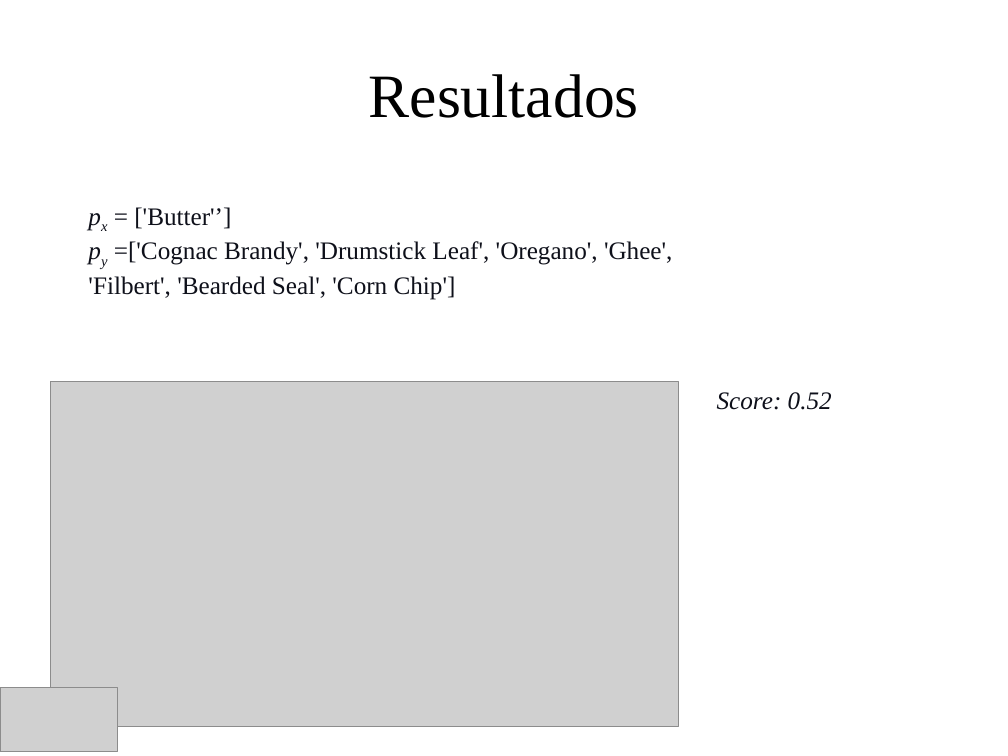
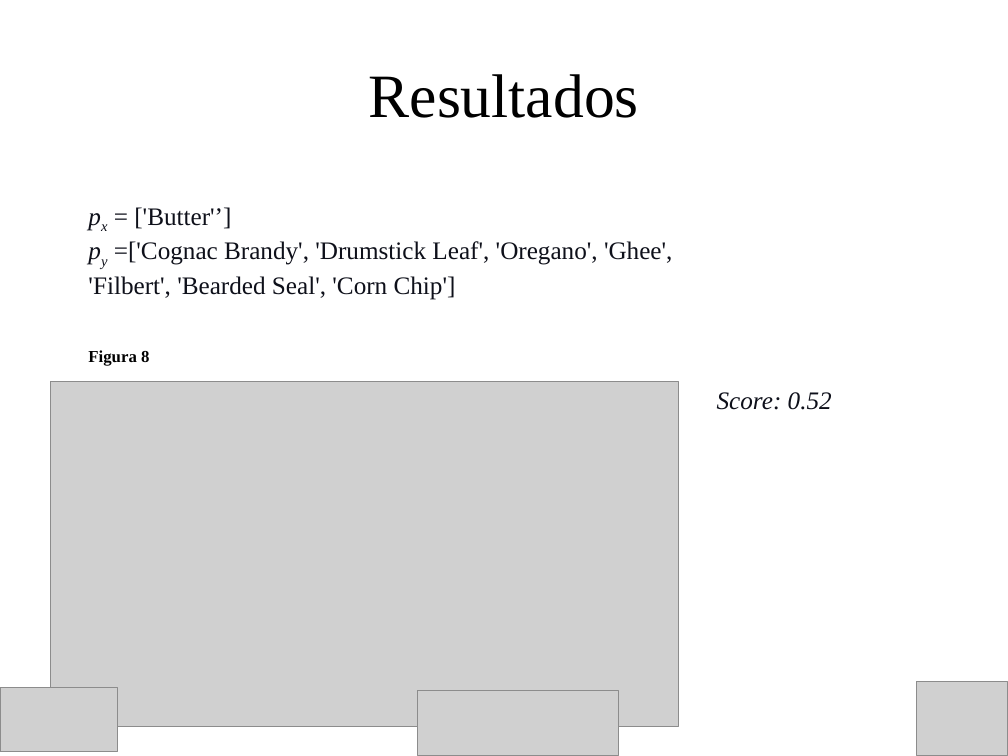
Before and after one commit to KalebAvila/ingenieria_en_alimentos, a slide deck: slide 20 of ai_in_food/references/comia/Generacion_de_Sustitutos_Alimentarios_Mediante_IA_Presentation.pptx (slide 18 before the commit). Drawn at 1008x756 pixels with LibreOffice and Linux fonts; fonts in the diff are those of the drawing; grey boxes stand for pictures. Boxes give left, top, right and bottom in pixels: in the first picture for what was removed or moved away, otherwise in the second. Text is boxed around its words. In the diff, an @@ line names an element or a change of style, - is before the commit and + after.

```diff
--- a/ai_in_food/references/comia/Generacion_de_Sustitutos_Alimentarios_Mediante_IA_Presentation.pptx
+++ b/ai_in_food/references/comia/Generacion_de_Sustitutos_Alimentarios_Mediante_IA_Presentation.pptx
@@ text added at bbox=[88, 350, 149, 366], 12 pt, text #000000, bold @@
+Figura 8
@@ picture added at bbox=[917, 681, 1008, 756] @@
@@ picture added at bbox=[417, 690, 618, 756] @@
```
Also in this commit, not shown: 18 other slides changed, 7 slides added, 2 slides removed, 16 other files.
